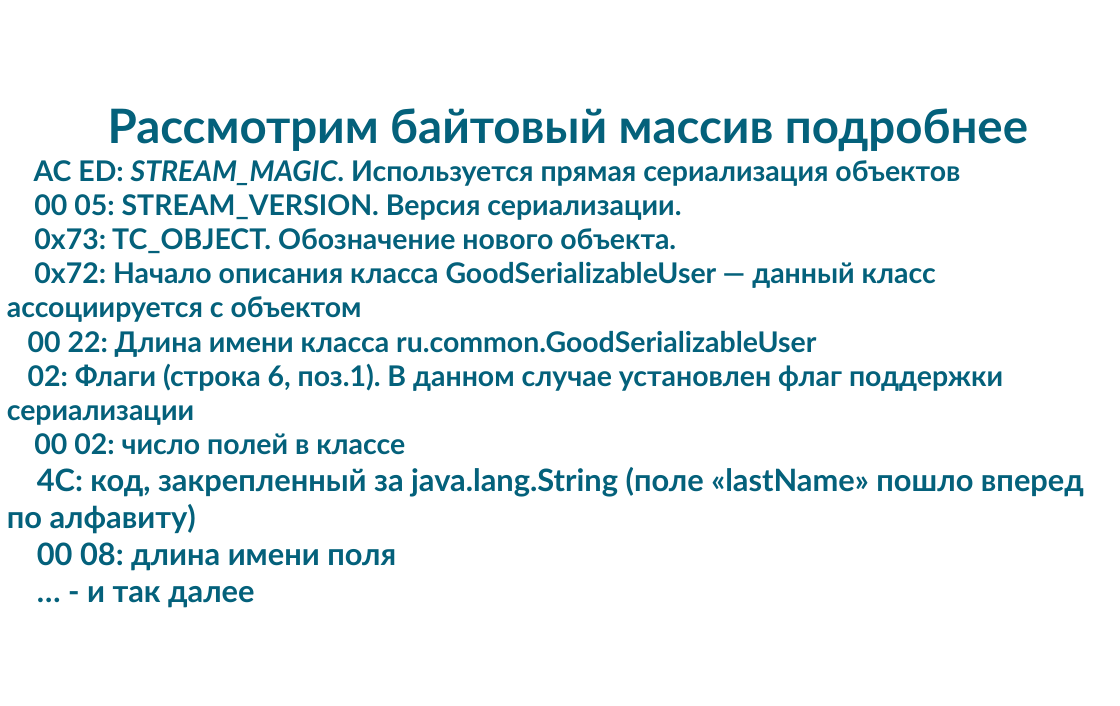
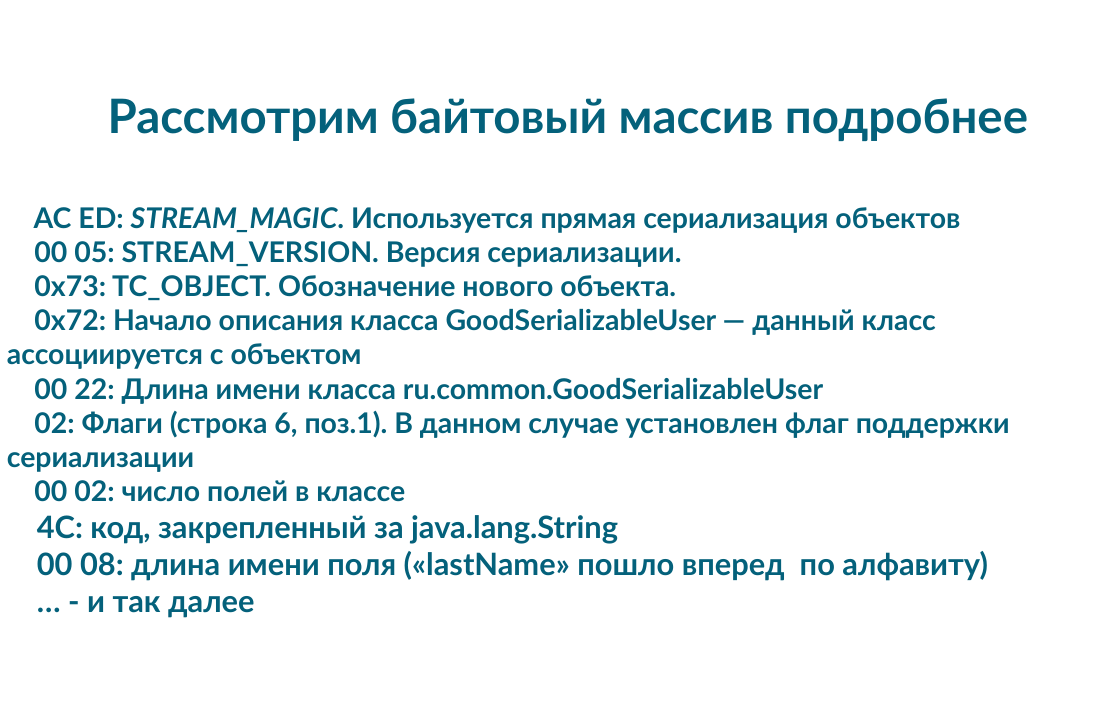
Before and after one commit to pixie1977/JavaSchoolSerialization, a slide deck: slide 15 of JavaSchoolSerialization.odp (slide 16 before the commit). Drawn at 1120x706 pixels with LibreOffice and Linux fonts; fonts in the diff are those of the drawing; background and template pictures are left out. Boxes give left, top, right and bottom in pixels: in the first picture for what was removed or moved away, otherwise in the second. Text is boxed around its words. In the diff, an @@ line names an element or a change of style, - is before the commit and + after.

```diff
--- a/JavaSchoolSerialization.odp
+++ b/JavaSchoolSerialization.odp
@@ subtitle at bbox=[37, 515, 988, 581]: text changed @@
-4C: код, закрепленный за java.lang.String (поле «lastName» пошло вперед по алфавиту)
-00 08: длина имени поля
+4C: код, закрепленный за java.lang.String
+00 08: длина имени поля («lastName» пошло вперед по алфавиту)
```
Also in this commit, not shown: 9 other slides changed, 5 slides added, 1 slide removed.
